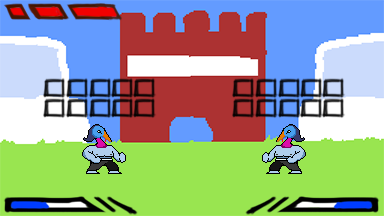
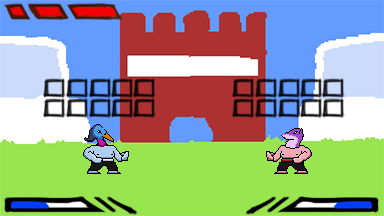
Two versions of the same layered image (384x216). Layer-by-layer changes:
added group "Over" with 5 layers above "Layer 1" over [82, 124, 312, 174]
added layer "spr_Idle_Stout_01" in group "Over" over [266, 128, 312, 174]
added layer "spr_Idle_Turkey_01" in group "Over" over [83, 124, 129, 174]
removed layer "Idle_Turkey_01" (1st of 2) over [262, 124, 306, 174]
removed layer "Idle_Turkey_01" (2nd of 2) over [82, 124, 126, 174]
